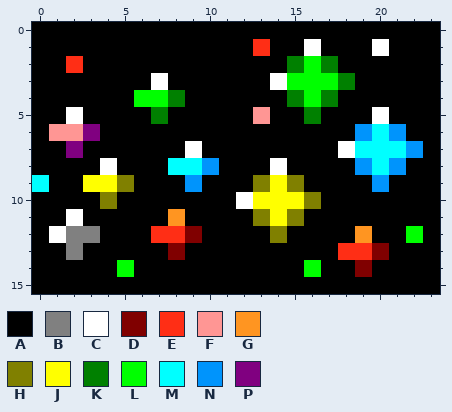
A pixel-art sprite gets an edit: assets/magic.png. The picture above is the old version.
The file is 24x16 pixels.
Palette (. is transparent): A #000000  B #808080  C #ffffff  D #800000  E #ff2e15  F #ff9694  G #ff9521  H #808000  J #ffff00  K #008000  L #00ff00  M #00ffff  N #0094fc  P #800080
Pixels before, first column x 0:
 0 AAAAAAAAAAAAAAAAAAAAAAAA
 1 AAAAAAAAAAAAAEAACAAACAAA
 2 AAEAAAAAAAAAAAAKLKAAAAAA
 3 AAAAAAACAAAAAACLLLKAAAAA
 4 AAAAAALLKAAAAAAKLKAAAAAA
 5 AACAAAAKAAAAAFAAKAAACAAA
 6 AFFPAAAAAAAAAAAAAAANMNAA
 7 AAPAAAAAACAAAAAAAACMMMNA
 8 AAAACAAAMMNAAACAAAANMNAA
 9 MAAJJHAAANAAAHJHAAAANAAA
10 AAAAHAAAAAAACJJJHAAAAAAA
11 AACAAAAAGAAAAHJHAAAAAAAA
12 ACBBAAAEEDAAAAHAAAAGAALA
13 AABAAAAADAAAAAAAAAEEDAAA
14 AAAAALAAAAAAAAAALAADAAAA
15 AAAAAAAAAAAAAAAAAAAAAAAA
And afterwards:
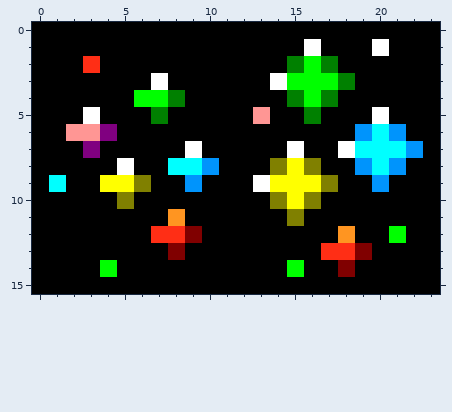
Change:
{"y":1,"x":13,"old":"E","new":"A"}
{"y":2,"x":2,"old":"EA","new":"AE"}
{"y":5,"x":2,"old":"CA","new":"AC"}
{"y":6,"x":1,"old":"F","new":"A"}
{"y":6,"x":3,"old":"PA","new":"FP"}
{"y":7,"x":2,"old":"PA","new":"AP"}
{"y":7,"x":15,"old":"A","new":"C"}
{"y":8,"x":4,"old":"CA","new":"AC"}
{"y":8,"x":14,"old":"CAA","new":"HJH"}
{"y":9,"x":0,"old":"MA","new":"AM"}
{"y":9,"x":3,"old":"J","new":"A"}
{"y":9,"x":5,"old":"HA","new":"JH"}
{"y":9,"x":13,"old":"H","new":"C"}
{"y":9,"x":15,"old":"HAA","new":"JJH"}
{"y":10,"x":4,"old":"HA","new":"AH"}
{"y":10,"x":12,"old":"CJJ","new":"AAH"}
{"y":11,"x":2,"old":"C","new":"A"}
{"y":11,"x":13,"old":"HJ","new":"AA"}
{"y":12,"x":1,"old":"CBB","new":"AAA"}
{"y":12,"x":14,"old":"H","new":"A"}
{"y":12,"x":18,"old":"AG","new":"GA"}
{"y":12,"x":21,"old":"AL","new":"LA"}
{"y":13,"x":2,"old":"B","new":"A"}
{"y":13,"x":17,"old":"A","new":"E"}
{"y":13,"x":19,"old":"ED","new":"DA"}
{"y":14,"x":4,"old":"AL","new":"LA"}
{"y":14,"x":15,"old":"AL","new":"LA"}
{"y":14,"x":18,"old":"AD","new":"DA"}
{"label":"changed","picture_box":[253,39,270,56]}
{"label":"changed","picture_box":[32,56,151,277]}
{"label":"changed","picture_box":[236,141,423,277]}
